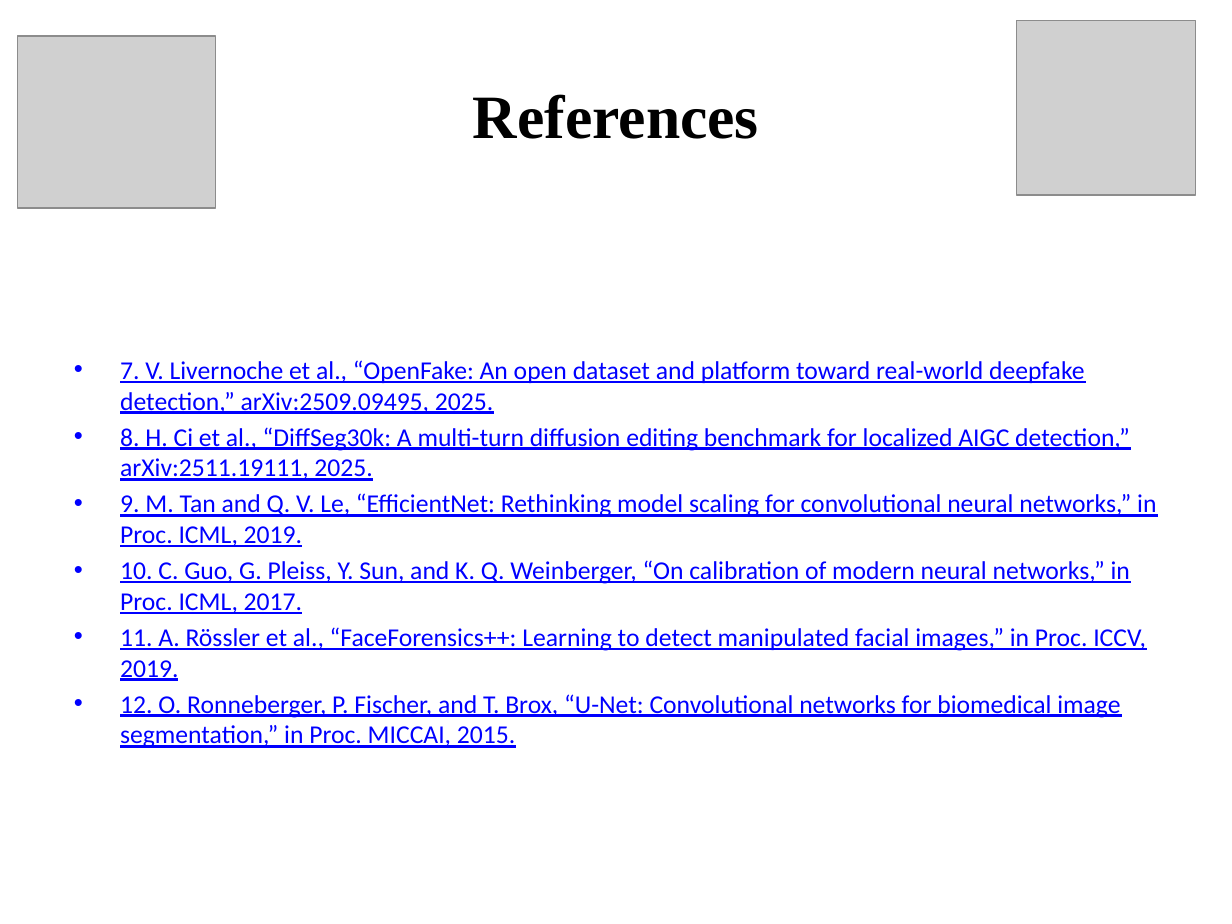
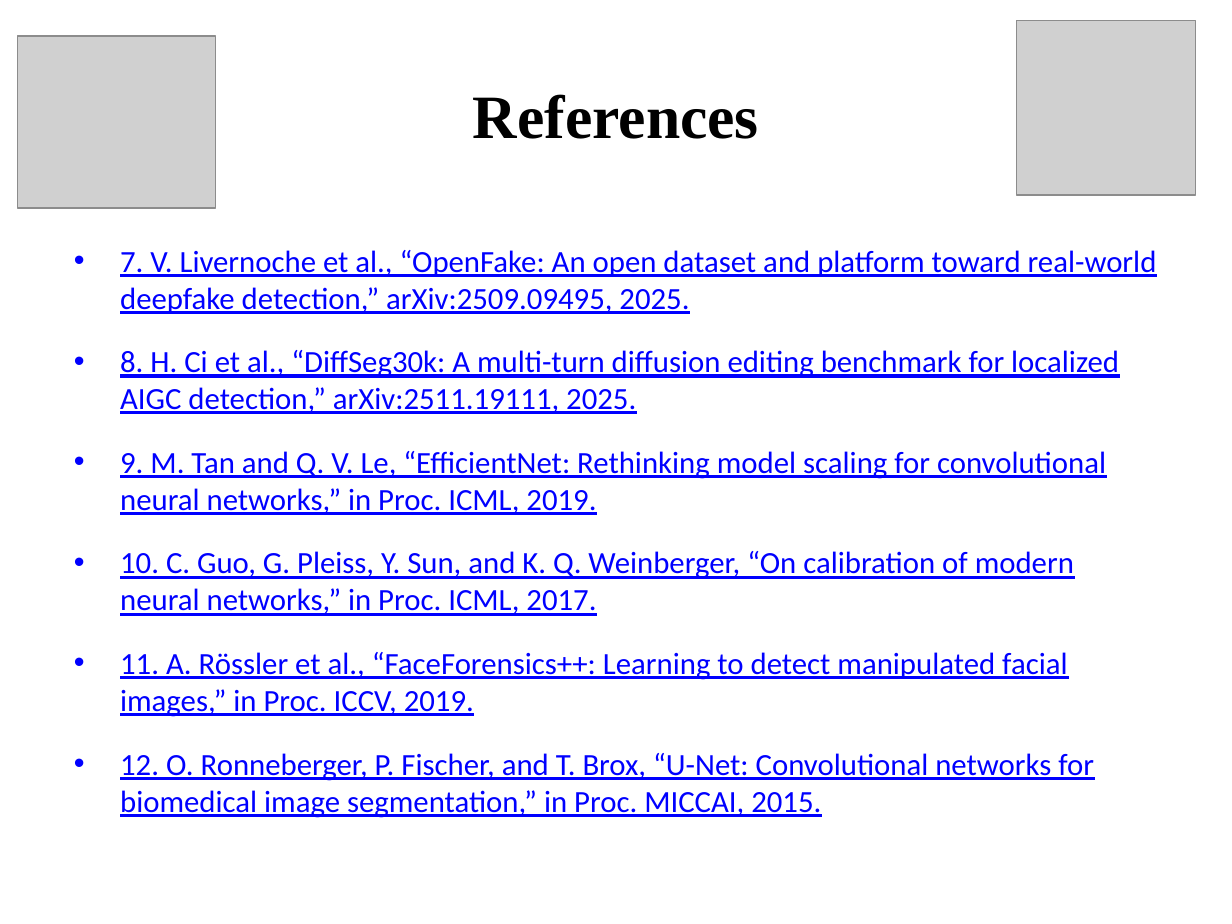
Before and after one commit to PawanBhandari03/DeepFake-Detection-Using-CrossGeneratorGeneralization, a slide deck: slide 40 of paper/reports/presentation/Final_Project_Presentation.pptx. Drawn at 1232x924 pixels with LibreOffice and Linux fonts; fonts in the diff are those of the drawing; grey boxes stand for pictures. Boxes give left, top, right and bottom in pixels: in the first picture for what was removed or moved away, otherwise in the second. Text is boxed around its words. In the diff, an @@ line names an element or a change of style, - is before the commit and + after.

```diff
--- a/paper/reports/presentation/Final_Project_Presentation.pptx
+++ b/paper/reports/presentation/Final_Project_Presentation.pptx
@@ text "7. V. Livernoche et al., ...": place and size @@
-text "7. V. Livernoche et al., ..." at [120,360,1156,748]
+text "7. V. Livernoche et al., ..." at [120,250,1157,818]
@@ text "7. V. Livernoche et al., ..." at [120,250,1157,818]: size 15 to 18 pt; more space between paragraphs @@
```
Also in this commit, not shown: 4 other slides changed, 1 other file.
